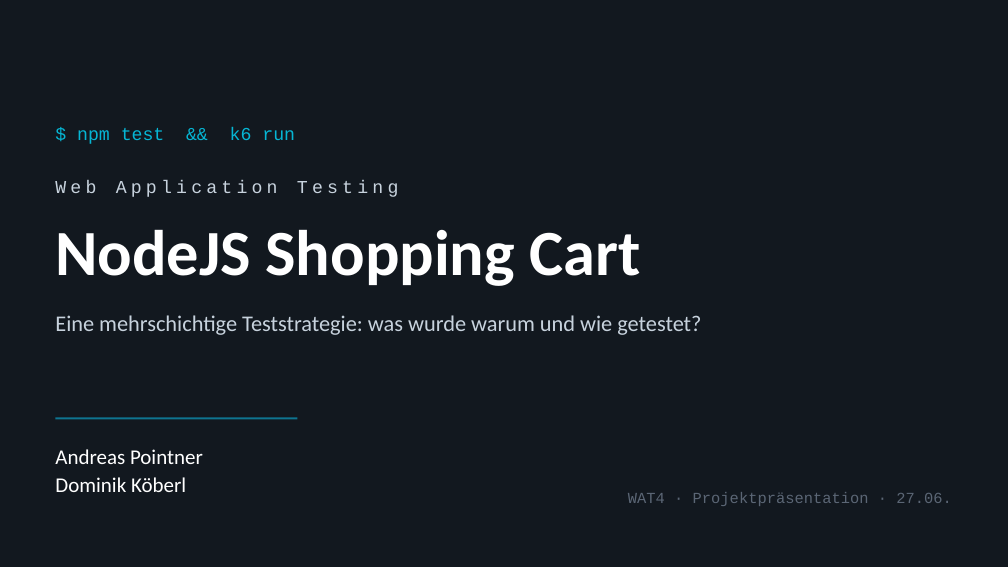
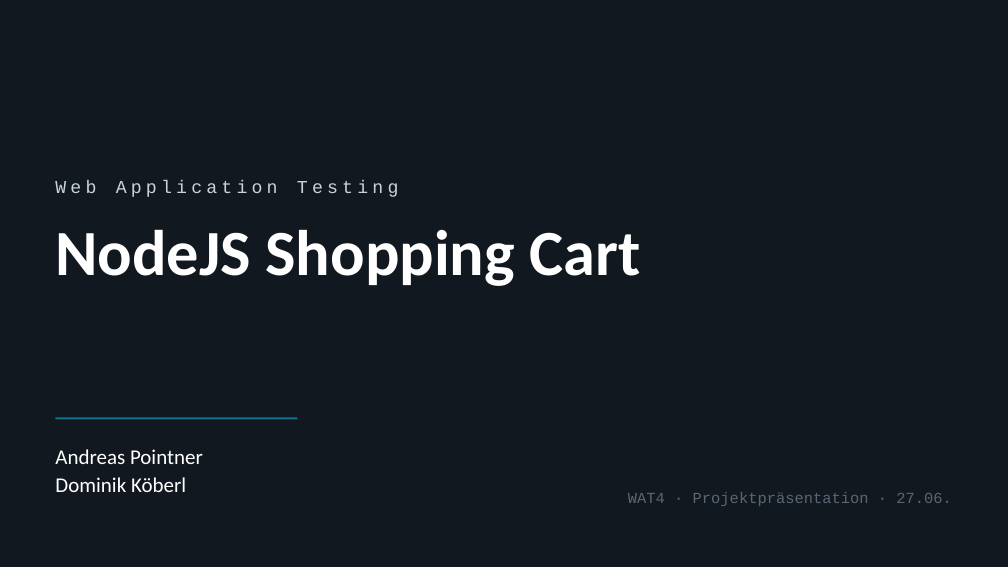
Before and after one commit to a-pointner/nodejs-shopping-cart, a slide deck: slide 1 of PRESENTATION.pptx. Drawn at 1008x567 pixels with LibreOffice and Linux fonts; fonts in the diff are those of the drawing. Boxes give left, top, right and bottom in pixels: in the first picture for what was removed or moved away, otherwise in the second. Text is boxed around its words. In the diff, an @@ line names an element or a change of style, - is before the commit and + after.

Commit message:
removed and added test. reworked ppt

```diff
--- a/PRESENTATION.pptx
+++ b/PRESENTATION.pptx
@@ text removed at (77, 127, 295, 144) @@
-$ npm test && k6 run
@@ text removed at (55, 315, 701, 335) @@
-Eine mehrschichtige Teststrategie: was wurde warum und wie getestet?
```
Also in this commit, not shown: 10 other slides changed, 2 slides removed, 1 other file.
